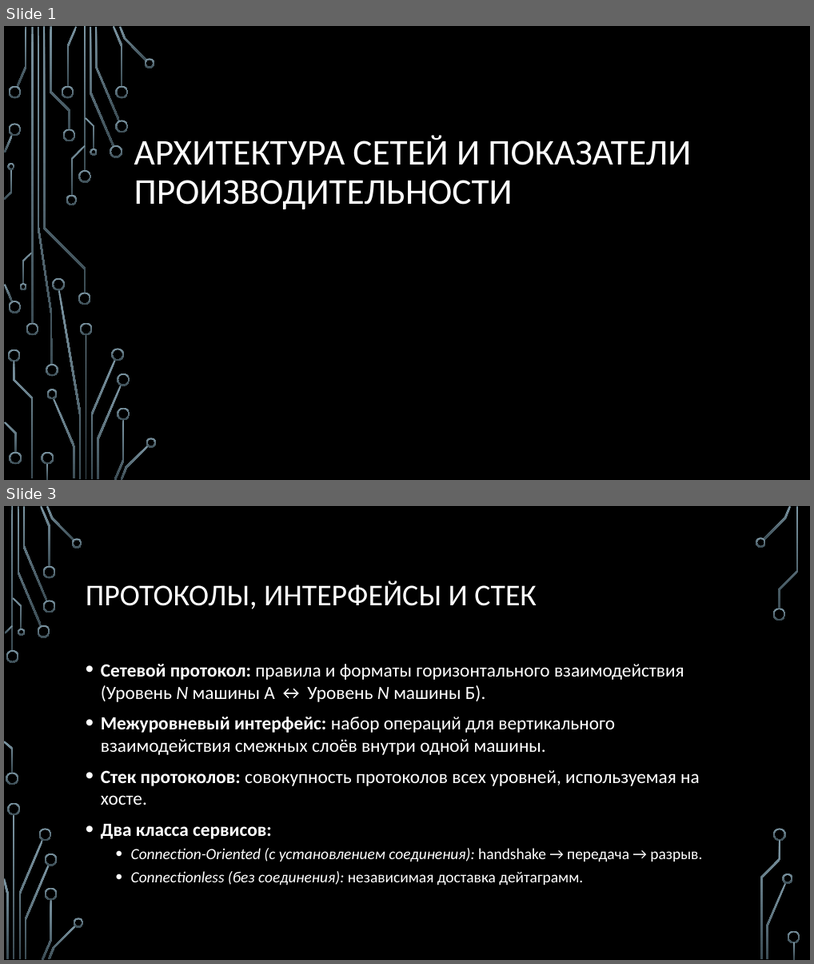
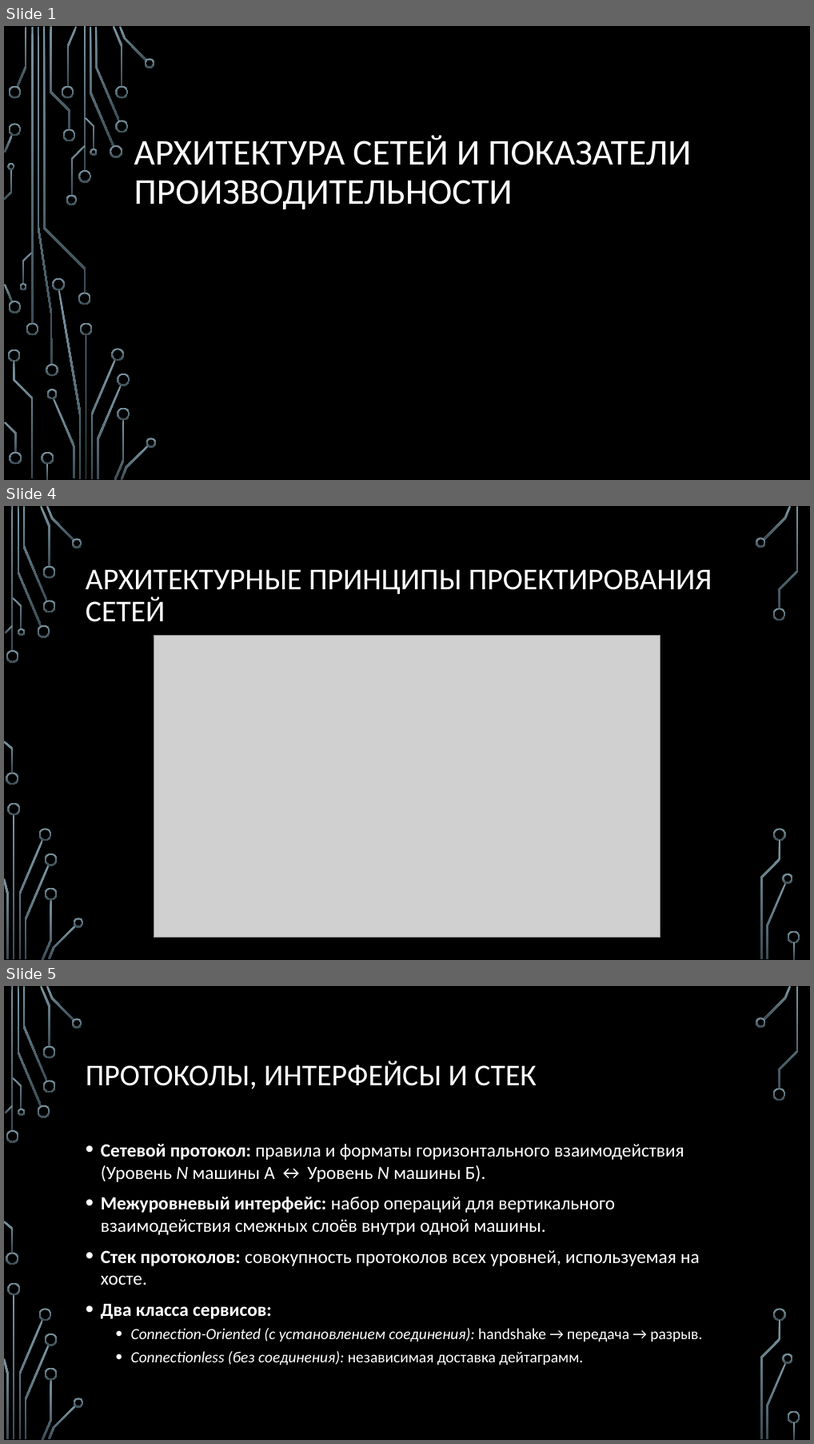
Before and after one commit to nhtgale/itn, a slide deck: 1.3 Architecture/1.3 Architecture.pptx. Shown one above the other, each under a label of ours: slides 1 and 3 before the commit, slides 1, 4 and 5 after it; the slides between them are not shown. The pictures are 814x964 and 814x1444 pixels, drawn with LibreOffice and Linux fonts; fonts in the diff are those of the drawing; grey boxes stand for pictures; background and template pictures are left out. Boxes give left, top, right and bottom in pixels: in the first picture for what was removed or moved away, otherwise in the second. Text is boxed around its words. In the diff, an @@ line names an element or a change of style, - is before the commit and + after.

```diff
--- a/1.3 Architecture/1.3 Architecture.pptx
+++ b/1.3 Architecture/1.3 Architecture.pptx
@@ slide 4 added at <box>4,506,810,960</box>, background picture (left out); not listed: 36 template elements that a slide beside it also shows @@
@@ title added at <box>86,569,713,622</box>, 36 pt, text #FFFFFF @@
+АРХИТЕКТУРНЫЕ ПРИНЦИПЫ ПРОЕКТИРОВАНИЯ СЕТЕЙ
@@ picture added at <box>154,635,661,936</box> @@
@@ what was slide 3 is now slide 5 @@
```
Also in this commit, not shown: 1 slide changed, 1 other slide added, 2 other files.
